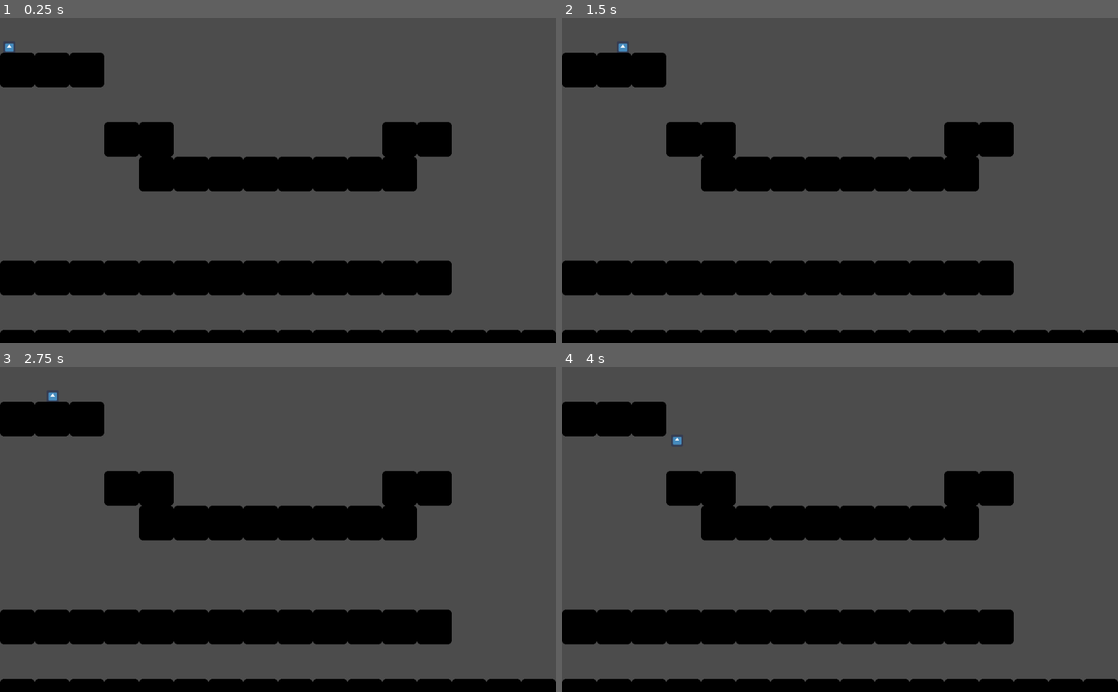
Above: before the commit, frames 1-4 (two rows, left to right).
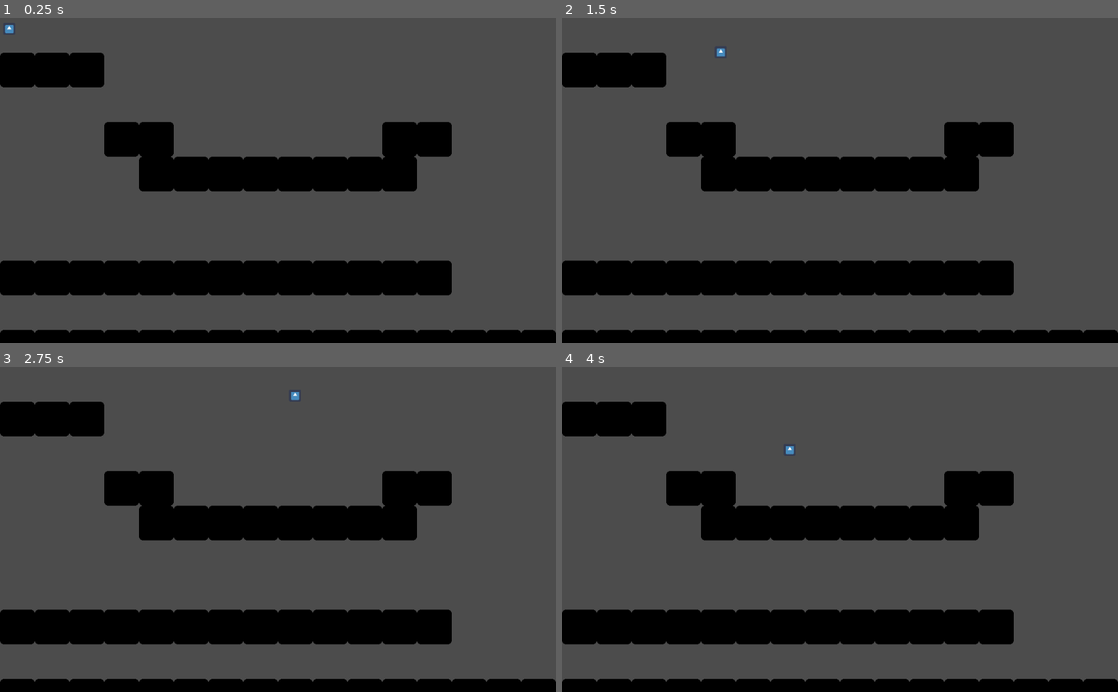
Above: after the commit, the same moments.

Repository: SomeSortOfSam/MeatballMayhem
Game: Godot game, scene res://Level.tscn
Same seed, same stepped clock (60 frames per second), same inputs: the game is played once before the commit and once after it. The engine's default icon, where the game draws it, is replaced by a stand-in: a white triangle on a blue panel in a dark square.
Inputs:
- Up to frame 1 (0.25 s): no input
- Up to frame 2 (1.5 s): hold Right (ui_right) from 0.53 s (still down); tap Up (ui_up) at 0.6, 0.77, 1.07, 1.35 s; tap Enter at 1.25 s
- Up to frame 3 (2.75 s): tap Up (ui_up) at 1.52, 1.82, 2.1 s; release Right (ui_right) at 2.03 s; hold Left (ui_left) from 2.03 s (still down)
- Up to frame 4 (4 s): release Left (ui_left) at 2.78 s; hold Right (ui_right) from 2.78 s (still down); tap Up (ui_up) at 2.85, 3.02, 3.32, 3.6, 3.77 s

The runs differ from the first frame. In frame 1, less than 0.1% of the frame differs, in the area x 0-3%, y 2-11%; in frame 2, less than 0.1%, in the area x 10-30%, y 7-12%; in frame 3, less than 0.1%; in frame 4, less than 0.1%.

Commit message:
Slowing and Better jumping

Diff:
--- a/Level.tscn
+++ b/Level.tscn
@@ -32,6 +32,8 @@
 [node name="Node2D" type="Node2D"]
 
 [node name="MeatBall" parent="." instance=ExtResource( 1 )]
+speed = 10.0
+jumpHeight = 50.0
 
 [node name="StaticBody2D" type="StaticBody2D" parent="."]
 collision_layer = 2
@@ -40,7 +42,6 @@
 [node name="TileMap" type="TileMap" parent="StaticBody2D"]
 tile_set = SubResource( 2 )
 collision_use_parent = true
-collision_friction = 0.0
 collision_layer = 2
 collision_mask = 0
 format = 1
--- a/Meatball.gd
+++ b/Meatball.gd
@@ -6,16 +6,16 @@
 var velocity = Vector2.ZERO
 
 func _physics_process(delta):
+	velocity.y += gravity
 	var inputVector = Vector2.ZERO
 	inputVector.x = Input.get_action_strength("ui_right") - Input.get_action_strength("ui_left")
 
-	if is_on_floor():
-		if Input.is_action_just_pressed("ui_up"):
-			inputVector.y -= jumpHeight
-	else:
-		inputVector.y = gravity
+	if is_on_floor() && Input.is_action_just_pressed("ui_up"):
+		inputVector.y -= jumpHeight
 
 	if inputVector != Vector2.ZERO:
-		velocity = inputVector * speed
+		velocity += inputVector * speed
+	else:
+		velocity.x = lerp(0,velocity.x,.9)
 
 	velocity = move_and_slide(velocity, Vector2.UP)
--- a/Meatball.tscn
+++ b/Meatball.tscn
@@ -9,8 +9,6 @@
 position = Vector2( 17, 0 )
 collision_mask = 6
 script = ExtResource( 2 )
-speed = 100.0
-gravity = 9.8
 
 [node name="Sprite" type="Sprite" parent="."]
 scale = Vector2( 0.34375, 0.34375 )
